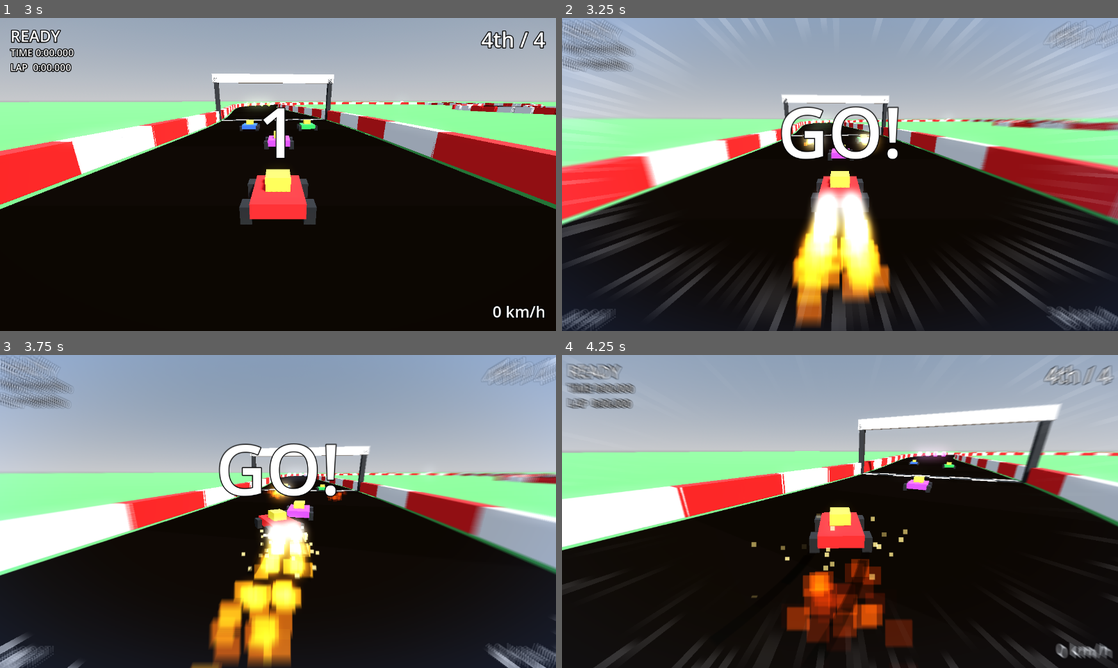
Above: before the commit, frames 1-4 (two rows, left to right).
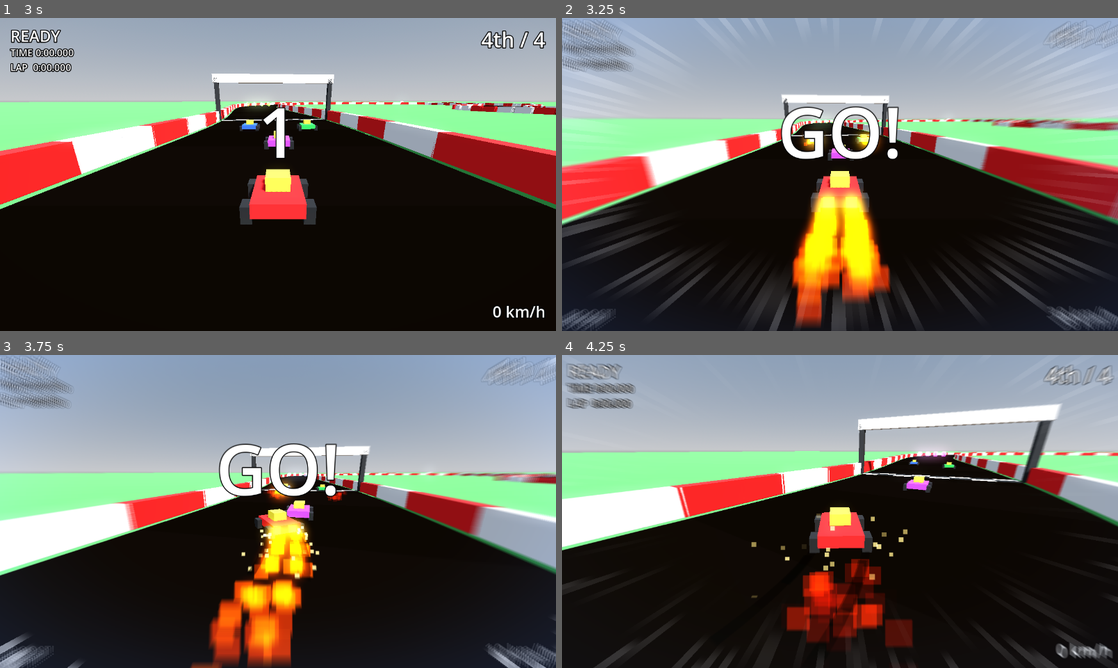
Above: after the commit, the same moments.

Repository: AgentiLoop/GoKart
Game: Godot game, scene res://scenes/main.tscn
The game is run twice, just before and just after one commit, with the same random seed, the same clock (stepped at 60 frames per second) and the same inputs.
Inputs:
- Up to frame 1 (3 s): hold D (steer_right) 0.53-1.28 s; hold Space (drift) 0.53-1.28 s; hold S (brake) 1.28-2.03 s; tap Space (drift) at 1.35, 2.85 s; hold D (steer_right) 2.03-2.78 s; hold Space (drift) 2.03-2.78 s; tap E (use_item) at 2.1 s; tap Enter at 2.75 s; hold W (accelerate) from 2.78 s (still down)
- Up to frame 2 (3.25 s): keep holding W (accelerate)
- Up to frame 3 (3.75 s): release W (accelerate) at 3.53 s; hold A (steer_left) from 3.53 s (still down); hold Space (drift) from 3.53 s (still down)
- Up to frame 4 (4.25 s): keep holding A (steer_left); keep holding Space (drift)

Frame 1 is identical in both runs. In frame 2, 5.0% of the frame differs, in the area x 41-59%, y 36-97%; in frame 3, 5.1%, in the area x 34-62%, y 39-100%; in frame 4, 0.7%.

Commit message:
Mini-turbo flash: level-up pops, tinted flames, screen flash, light, tests

Diff:
--- a/scripts/kart_effects.gd
+++ b/scripts/kart_effects.gd
@@ -11,11 +11,27 @@
 	Color(0.8, 0.3, 1.0),    # level 3: purple
 ]
 
+const FLAME_COLORS := [
+	Color(1.0, 0.45, 0.05),  # mushroom / pad / start boost: orange-red
+	Color(0.3, 0.6, 1.0),    # mini-turbo 1: blue
+	Color(1.0, 0.55, 0.1),   # mini-turbo 2: orange
+	Color(0.8, 0.3, 1.0),    # mini-turbo 3: purple
+]
+const FLASH_DECAY := 4.0      # 1/s: mini-turbo flash fades in ~0.25 s
+
 var model            # KartPhysics
 var sparks: Array[GPUParticles3D] = []
 var flames: Array[GPUParticles3D] = []
 var trails: Array = []
 var wheel_nodes: Array[Node3D] = []
+var pops: Array[GPUParticles3D] = []   # one-shot star burst when a drift level is reached
+var flash_light: OmniLight3D
+var flash_amount := 0.0                 # 1 right at mini-turbo release, decays to 0
+var flash_color := Color.WHITE
+
+## Exhaust flame tint: drift mini-turbos use the spark colour of their level, other boosts are orange.
+static func flame_color(level: int, from_drift: bool) -> Color:
+	return FLAME_COLORS[clampi(level, 1, 3)] if from_drift else FLAME_COLORS[0]
 
 static func spark_color(level: int) -> Color:
 	return SPARK_COLORS[clampi(level, 0, SPARK_COLORS.size() - 1)]
@@ -37,10 +53,20 @@
 			s.position = off + Vector3(0, 0.1, 0.2)
 			add_child(s)
 			sparks.append(s)
+			var pop := _make_pop()
+			pop.position = off + Vector3(0, 0.3, 0.2)
+			add_child(pop)
+			pops.append(pop)
 			var f := _make_flame()
 			f.position = Vector3(off.x * 0.45, 0.45, 1.2)
 			add_child(f)
 			flames.append(f)
+	flash_light = OmniLight3D.new()
+	flash_light.position = Vector3(0, 0.8, 0.6)
+	flash_light.omni_range = 6.0
+	flash_light.light_energy = 0.0
+	flash_light.visible = false
+	add_child(flash_light)
 	model.drift_level_changed.connect(_on_level_changed)
 	model.drift_started.connect(_on_drift_started)
 	model.boost_started.connect(_on_boost_started)
@@ -123,6 +149,32 @@
 	p.draw_pass_1 = q
 	return p
 
+func _make_pop() -> GPUParticles3D:
+	var p := GPUParticles3D.new()
+	p.amount = 24
+	p.lifetime = 0.4
+	p.one_shot = true
+	p.explosiveness = 1.0
+	p.local_coords = false
+	p.emitting = false
+	p.visibility_aabb = AABB(Vector3(-5, -5, -5), Vector3(10, 10, 10))
+	var pm := ParticleProcessMaterial.new()
+	pm.direction = Vector3(0, 1, 0)
+	pm.spread = 180.0
+	pm.initial_velocity_min = 3.0
+	pm.initial_velocity_max = 6.0
+	pm.gravity = Vector3(0, -10, 0)
+	pm.scale_min = 1.0
+	pm.scale_max = 2.0
+	pm.color = SPARK_COLORS[1]
+	pm.color_ramp = _fade_ramp()
+	p.process_material = pm
+	var q := QuadMesh.new()
+	q.size = Vector2(0.14, 0.14)
+	q.material = _particle_material(Color(1, 1, 1, 1))
+	p.draw_pass_1 = q
+	return p
+
 func _set_spark_color(level: int) -> void:
 	for s in sparks:
 		(s.process_material as ParticleProcessMaterial).color = spark_color(level)
@@ -137,15 +189,25 @@
 		_set_spark_color(level)
 		for s in sparks:
 			s.amount_ratio = 0.5 + 0.25 * level
+		if level > 0:
+			for p in pops:
+				(p.process_material as ParticleProcessMaterial).color = spark_color(level)
+				p.restart()
+				p.emitting = true
 	else:
 		for s in sparks:
 			s.emitting = false
 
-func _on_boost_started(_level: int) -> void:
+func _on_boost_started(level: int) -> void:
 	for s in sparks:
 		s.emitting = false
+	var col := flame_color(level, model.boost_from_drift)
 	for f in flames:
+		(f.process_material as ParticleProcessMaterial).color = col
 		f.emitting = true
+	if model.boost_from_drift:
+		flash_color = spark_color(level)
+		flash_amount = 1.0
 
 func _on_boost_ended() -> void:
 	for f in flames:
@@ -153,6 +215,10 @@
 
 ## Called every physics frame by the kart.
 func update_fx(delta: float, on_floor: bool) -> void:
+	flash_amount = move_toward(flash_amount, 0.0, FLASH_DECAY * delta)
+	flash_light.visible = flash_amount > 0.0
+	flash_light.light_color = flash_color
+	flash_light.light_energy = 8.0 * flash_amount
 	if model.drifting == false:
 		for s in sparks:
 			if s.emitting and not model.is_boosting():
--- a/scripts/kart_physics.gd
+++ b/scripts/kart_physics.gd
@@ -29,6 +29,7 @@
 var drift_level := 0
 var boost_time := 0.0
 var boost_level := 0
+var boost_from_drift := false   # true while the current boost is a drift mini-turbo
 var spin_duration := 1.2        # seconds spent spinning out after a hit (banana / shell)
 var hit_immunity_time := 1.5    # grace period after recovering from a spin
 var spin_time := 0.0
@@ -55,6 +56,7 @@
 	spin_time = spin_duration
 	boost_time = 0.0
 	boost_level = 0
+	boost_from_drift = false
 	speed *= 0.5
 	if drifting:
 		drifting = false
@@ -67,11 +69,13 @@
 	return true
 
 ## Instant boost (mushroom, boost pad, start boost).
-func apply_boost(duration: float, level: int = 1) -> void:
+func apply_boost(duration: float, level: int = 1, from_drift: bool = false) -> void:
 	var was := is_boosting()
 	boost_time = maxf(boost_time, duration)
 	boost_level = maxi(boost_level, level)
-	if not was:
+	if from_drift or not was:
+		boost_from_drift = from_drift
+	if not was or from_drift:
 		boost_started.emit(level)
 
 func _update_level() -> void:
@@ -92,7 +96,7 @@
 
 func _end_drift() -> void:
 	if drift_level > 0:
-		apply_boost(boost_durations[drift_level - 1], drift_level)
+		apply_boost(boost_durations[drift_level - 1], drift_level, true)
 	drifting = false
 	drift_direction = 0
 	drift_charge = 0.0
@@ -109,6 +113,7 @@
 		if boost_time <= 0.0:
 			boost_time = 0.0
 			boost_level = 0
+			boost_from_drift = false
 			boost_ended.emit()
 
 	# --- spin out: no control, speed bleeds off
--- a/scripts/main.gd
+++ b/scripts/main.gd
@@ -3,6 +3,7 @@
 
 const Kart := preload("res://scripts/kart.gd")
 const SpeedFx := preload("res://scripts/speed_fx.gd")
+const KartEffects := preload("res://scripts/kart_effects.gd")
 const Track := preload("res://scripts/track.gd")
 const TrackData := preload("res://scripts/track_data.gd")
 const LapTracker := preload("res://scripts/lap_tracker.gd")
@@ -113,6 +114,11 @@
 	for k in karts:
 		k.frozen = true
 	race_start.go.connect(_on_go)
+	kart.model.boost_started.connect(_on_player_boost)
+
+func _on_player_boost(level: int) -> void:
+	if kart.model.boost_from_drift:
+		speed_fx.trigger_flash(KartEffects.spark_color(level))
 
 func _on_go() -> void:
 	for i in karts.size():
--- a/scripts/speed_fx.gd
+++ b/scripts/speed_fx.gd
@@ -6,6 +6,8 @@
 var mat: ShaderMaterial
 var speed_amount := 0.0
 var boost_amount := 0.0
+var flash_amount := 0.0
+var flash_color := Color.WHITE
 var _time := 0.0
 
 func _init() -> void:
@@ -18,12 +20,20 @@
 	rect.material = mat
 	add_child(rect)
 
+## Mini-turbo release flash: coloured screen pulse that fades in ~0.3 s.
+func trigger_flash(color: Color) -> void:
+	flash_color = color
+	flash_amount = 1.0
+
 ## Smoothly approaches the targets. Pure-ish so it can be tested without rendering.
 func update_fx(delta: float, speed_ratio: float, boosting: bool) -> void:
 	speed_amount = lerpf(speed_amount, clampf(speed_ratio, 0.0, 1.0), clampf(5.0 * delta, 0.0, 1.0))
 	boost_amount = move_toward(boost_amount, 1.0 if boosting else 0.0, delta * (6.0 if boosting else 2.5))
+	flash_amount = move_toward(flash_amount, 0.0, delta * 3.5)
 	_time += delta
 	if mat:
 		mat.set_shader_parameter("speed_amount", speed_amount)
 		mat.set_shader_parameter("boost_amount", boost_amount)
 		mat.set_shader_parameter("time_s", _time)
+		mat.set_shader_parameter("flash_amount", flash_amount)
+		mat.set_shader_parameter("flash_color", Vector3(flash_color.r, flash_color.g, flash_color.b))
--- a/shaders/speed_fx.gdshader
+++ b/shaders/speed_fx.gdshader
@@ -4,6 +4,8 @@
 uniform float speed_amount : hint_range(0.0, 1.0) = 0.0;  // 0..1 of top speed
 uniform float boost_amount : hint_range(0.0, 1.0) = 0.0;  // boost intensity
 uniform float time_s = 0.0;
+uniform float flash_amount : hint_range(0.0, 1.0) = 0.0;  // mini-turbo release flash
+uniform vec3 flash_color : source_color = vec3(1.0);
 uniform int blur_samples = 10;
 
 float hash(float n) { return fract(sin(n * 127.1) * 43758.5453); }
@@ -36,5 +38,7 @@
 	// vignette + slight blue-white boost tint
 	col *= 1.0 - smoothstep(0.55, 1.1, dist) * (0.15 + 0.25 * boost_amount);
 	col += vec3(0.05, 0.1, 0.2) * boost_amount * smoothstep(0.3, 0.9, dist);
+	// mini-turbo flash: coloured glow pulse from the screen edges
+	col += flash_color * flash_amount * (0.12 + 0.5 * smoothstep(0.2, 0.9, dist));
 	COLOR = vec4(col, 1.0);
 }
--- a/tests/test_effects.gd
+++ b/tests/test_effects.gd
@@ -103,3 +103,58 @@
 		fx.update_fx(1.0 / 60.0, 0.0, false)
 	runner.check(fx.boost_amount == 0.0 and fx.speed_amount < 0.01)
 	fx.queue_free()
+
+func test_flame_color_by_boost_source() -> void:
+	runner.check(KartEffects.flame_color(2, false) == KartEffects.FLAME_COLORS[0])
+	runner.check(KartEffects.flame_color(1, true) != KartEffects.flame_color(3, true))
+	runner.check(KartEffects.flame_color(3, true) == KartEffects.spark_color(3))
+
+func _drift_to_level(m, level: int) -> void:
+	m.speed = 25.0
+	for i in 600:
+		m.step(1.0 / 60.0, 1.0, 0.0, 1.0, true)
+		if m.drift_level >= level:
+			break
+
+func test_level_up_pops_and_mini_turbo_flash() -> void:
+	var r = _make_fx()
+	var m = r[0]
+	var fx = r[1]
+	runner.check(fx.pops.size() == 2)
+	runner.check(fx.flash_amount == 0.0)
+	_drift_to_level(m, 2)
+	runner.check(m.drift_level == 2, "level=%d" % m.drift_level)
+	var pm: ParticleProcessMaterial = fx.pops[0].process_material
+	runner.check(pm.color == KartEffects.spark_color(2), "pop colour = level colour")
+	runner.check(fx.pops[0].emitting, "pop burst emitting")
+	m.step(1.0 / 60.0, 1.0, 0.0, 1.0, false)   # release
+	runner.check(m.boost_from_drift)
+	runner.check(fx.flash_amount == 1.0 and fx.flash_color == KartEffects.spark_color(2), "flash triggered")
+	var fm: ParticleProcessMaterial = fx.flames[0].process_material
+	runner.check(fm.color == KartEffects.flame_color(2, true), "flame tinted by mini-turbo level")
+	fx.update_fx(1.0 / 60.0, true)
+	runner.check(fx.flash_light.visible and fx.flash_amount < 1.0)
+	for i in 30:
+		fx.update_fx(1.0 / 60.0, true)
+	runner.check(fx.flash_amount == 0.0 and not fx.flash_light.visible, "flash fades")
+	fx.queue_free()
+
+func test_mushroom_boost_is_not_drift_boost() -> void:
+	var r = _make_fx()
+	r[0].apply_boost(1.0, 1)
+	runner.check(not r[0].boost_from_drift)
+	runner.check(r[1].flash_amount == 0.0, "no flash for mushroom")
+	runner.check((r[1].flames[0].process_material as ParticleProcessMaterial).color == KartEffects.flame_color(1, false))
+	r[1].queue_free()
+
+func test_speed_fx_flash() -> void:
+	var fx = SpeedFx.new()
+	_tree().add_child(fx)
+	fx.trigger_flash(Color(0.3, 0.6, 1.0))
+	fx.update_fx(1.0 / 60.0, 0.0, false)
+	runner.check(fx.flash_amount > 0.9 and fx.flash_amount < 1.0)
+	runner.check(is_equal_approx(fx.mat.get_shader_parameter("flash_amount"), fx.flash_amount))
+	for i in 60:
+		fx.update_fx(1.0 / 60.0, 0.0, false)
+	runner.check(fx.flash_amount == 0.0, "flash fades out")
+	fx.queue_free()
Not shown, changed: .agent/autopilot/progress.md
